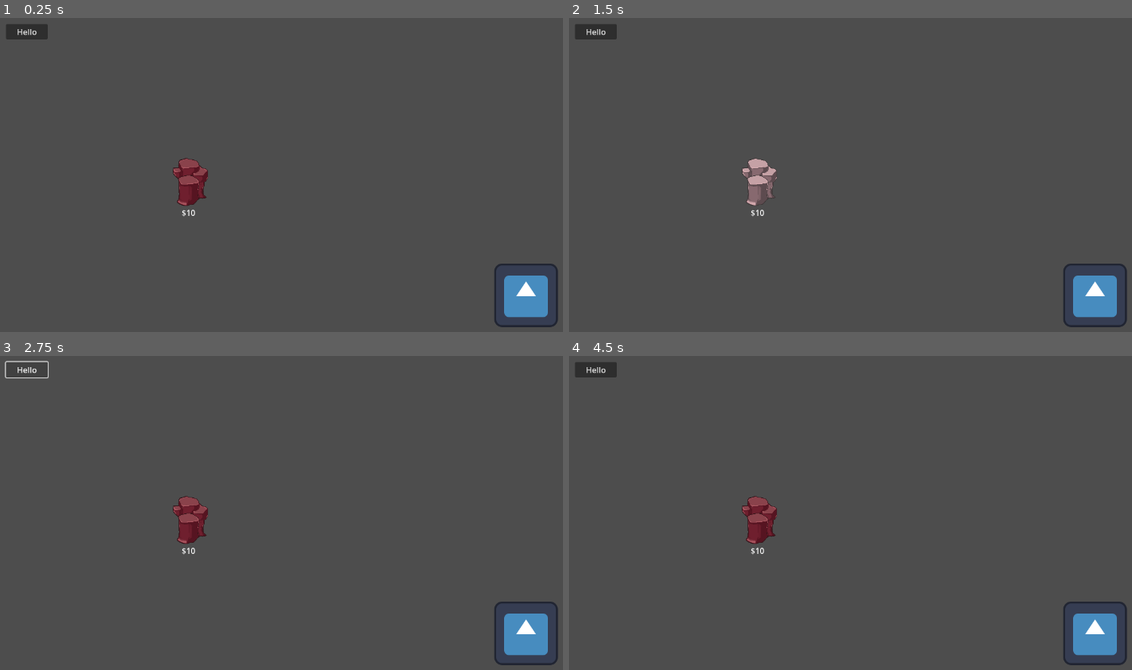
Above: before the commit, frames 1-4 (two rows, left to right).
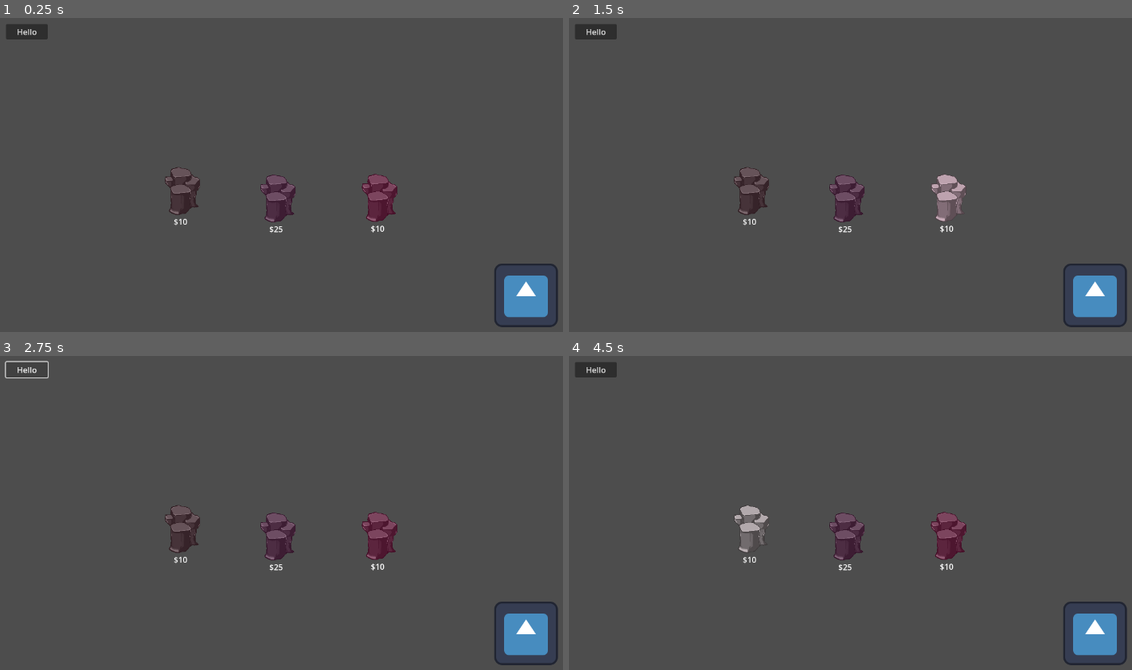
Above: after the commit, the same moments.

Repository: xtr3m3nerd/mini-jam-153-magnet-fishing
Game: Godot game, scene res://scenes/testing/test_shop.tscn
Two runs of this game, one before a commit and one after it. Both use one fixed random seed, a clock stepped at 60 frames per second and the inputs below. The project has no main scene, so this scene is started directly. The engine's default icon, where the game draws it, is replaced by a stand-in: a white triangle on a blue panel in a dark square.
Inputs (mouse positions are in pixels of both pictures, inside the frame that each line leads up to):
- Up to frame 1 (0.25 s): no input
- Up to frame 2 (1.5 s): click "[center]$10[/center]" (after the commit: "[center]$25[/center]") at 0.5 s; click "[center]$10[/center]" at 1.25 s
- Up to frame 3 (2.75 s): click "Hello" at 2 s
- Up to frame 4 (4.5 s): click "[center]$10[/center]" at 2.75 s; tap Enter at 3.5 s; move the mouse to (1019, 516) at 3.52 s; hold D (move_right) 3.53-4.28 s; hold Space (magnet) 3.53-4.28 s; move the mouse to (754, 550) at 4.27 s; hold S (move_down) from 4.28 s (still down); tap Space (magnet) at 4.35 s

The runs differ from the first frame. In frame 1, 2.3% of the frame differs, in the area x 29-71%, y 44-69%; in frame 2, 2.0%; in frame 3, 2.3%; in frame 4, 2.3%.

Commit message:
more resources for testing

Diff:
--- a/resources/length_upgrade_1.tres
+++ b/resources/length_upgrade_1.tres
@@ -1,8 +1,11 @@
-[gd_resource type="Resource" script_class="Upgrade" load_steps=2 format=3 uid="uid://cahweifimwr1m"]
+[gd_resource type="Resource" script_class="Upgrade" load_steps=3 format=3 uid="uid://cahweifimwr1m"]
 
 [ext_resource type="Script" path="res://scenes/upgrade.gd" id="1_0rtx2"]
+[ext_resource type="Texture2D" uid="uid://b80exibf6wuaq" path="res://assets/images/rock_brown.png" id="2_vknm4"]
 
 [resource]
 script = ExtResource("1_0rtx2")
 price = 10
-name = "Length"
+name = "Length 1"
+type = 0
+texture = ExtResource("2_vknm4")
--- /dev/null
+++ b/resources/length_upgrade_2.tres
@@ -0,0 +1,11 @@
+[gd_resource type="Resource" script_class="Upgrade" load_steps=3 format=3 uid="uid://bcc8goivum5yw"]
+
+[ext_resource type="Script" path="res://scenes/upgrade.gd" id="1_uun2t"]
+[ext_resource type="Texture2D" uid="uid://c2766rkwaivw6" path="res://assets/images/rock_deep_purple.png" id="2_pd1s4"]
+
+[resource]
+script = ExtResource("1_uun2t")
+price = 25
+name = "Length 2"
+type = 0
+texture = ExtResource("2_pd1s4")
--- /dev/null
+++ b/resources/speed_upgrade_1.tres
@@ -0,0 +1,11 @@
+[gd_resource type="Resource" script_class="Upgrade" load_steps=3 format=3 uid="uid://w3csfe0m5pdh"]
+
+[ext_resource type="Script" path="res://scenes/upgrade.gd" id="1_kfsq3"]
+[ext_resource type="Texture2D" uid="uid://c1ojmy6qm13o6" path="res://assets/images/rock_purple.png" id="2_sagqu"]
+
+[resource]
+script = ExtResource("1_kfsq3")
+price = 10
+name = "Speed 1"
+type = 1
+texture = ExtResource("2_sagqu")
--- a/scenes/prefabs/display_item.gd
+++ b/scenes/prefabs/display_item.gd
@@ -7,6 +7,7 @@
 	var format_string = "[center]$%s[/center]"
 	$RichTextLabel.text = format_string % displayed_upgrade.price
 
+	texture_normal = displayed_upgrade.texture
 	pass # Replace with function body.
 
 func _on_pressed():
--- a/scenes/prefabs/display_item.tscn
+++ b/scenes/prefabs/display_item.tscn
@@ -6,6 +6,7 @@
 [ext_resource type="Resource" uid="uid://cahweifimwr1m" path="res://resources/length_upgrade_1.tres" id="4_fmtub"]
 
 [sub_resource type="ShaderMaterial" id="ShaderMaterial_kt860"]
+resource_local_to_scene = true
 shader = ExtResource("2_x37r2")
 shader_parameter/flashColor = Color(1, 1, 1, 1)
 shader_parameter/HovState = 0.0
@@ -33,7 +34,7 @@
 offset_bottom = 123.0
 grow_horizontal = 2
 bbcode_enabled = true
-text = "[center]$1000[/center]"
+text = "[center]$Temp[/center]"
 tab_size = 3
 
 [connection signal="mouse_entered" from="." to="." method="_on_mouse_entered"]
--- a/scenes/testing/test_shop.tscn
+++ b/scenes/testing/test_shop.tscn
@@ -1,10 +1,34 @@
-[gd_scene load_steps=6 format=3 uid="uid://h0e86e3416os"]
+[gd_scene load_steps=12 format=3 uid="uid://h0e86e3416os"]
 
 [ext_resource type="Script" path="res://scenes/prefabs/player.gd" id="1_3gmtx"]
 [ext_resource type="Texture2D" uid="uid://catog4cl4ltxq" path="res://icon.svg" id="1_6et8l"]
 [ext_resource type="Script" path="res://scenes/prefabs/shop.gd" id="1_omqba"]
 [ext_resource type="Script" path="res://scenes/prefabs/player_inventory.gd" id="2_p0a6l"]
 [ext_resource type="PackedScene" uid="uid://bwwhipiacpd5i" path="res://scenes/prefabs/display_item.tscn" id="4_yibra"]
+[ext_resource type="Resource" uid="uid://bcc8goivum5yw" path="res://resources/length_upgrade_2.tres" id="6_ktn3d"]
+[ext_resource type="Shader" path="res://assets/Shaders/Selection.gdshader" id="6_kw4l7"]
+[ext_resource type="Resource" uid="uid://w3csfe0m5pdh" path="res://resources/speed_upgrade_1.tres" id="7_16lvj"]
+
+[sub_resource type="ShaderMaterial" id="ShaderMaterial_l7sbl"]
+resource_local_to_scene = true
+shader = ExtResource("6_kw4l7")
+shader_parameter/flashColor = Color(1, 1, 1, 1)
+shader_parameter/HovState = 0.0
+shader_parameter/outlineColHov = Color(0, 0, 0, 1)
+
+[sub_resource type="ShaderMaterial" id="ShaderMaterial_id6lm"]
+resource_local_to_scene = true
+shader = ExtResource("6_kw4l7")
+shader_parameter/flashColor = Color(1, 1, 1, 1)
+shader_parameter/HovState = 0.0
+shader_parameter/outlineColHov = Color(0, 0, 0, 1)
+
+[sub_resource type="ShaderMaterial" id="ShaderMaterial_36mue"]
+resource_local_to_scene = true
+shader = ExtResource("6_kw4l7")
+shader_parameter/flashColor = Color(1, 1, 1, 1)
+shader_parameter/HovState = 0.0
+shader_parameter/outlineColHov = Color(0, 0, 0, 1)
 
 [node name="TestShop" type="Node2D"]
 script = ExtResource("1_omqba")
@@ -34,7 +58,24 @@
 texture = ExtResource("1_6et8l")
 
 [node name="DisplayItem" parent="." instance=ExtResource("4_yibra")]
-offset_left = 348.0
-offset_top = 285.0
-offset_right = 448.0
-offset_bottom = 385.0
+material = SubResource("ShaderMaterial_l7sbl")
+offset_left = 332.0
+offset_top = 303.0
+offset_right = 432.0
+offset_bottom = 403.0
+
+[node name="DisplayItem2" parent="." instance=ExtResource("4_yibra")]
+material = SubResource("ShaderMaterial_id6lm")
+offset_left = 524.0
+offset_top = 318.0
+offset_right = 624.0
+offset_bottom = 418.0
+displayed_upgrade = ExtResource("6_ktn3d")
+
+[node name="DisplayItem3" parent="." instance=ExtResource("4_yibra")]
+material = SubResource("ShaderMaterial_36mue")
+offset_left = 728.0
+offset_top = 317.0
+offset_right = 828.0
+offset_bottom = 417.0
+displayed_upgrade = ExtResource("7_16lvj")
--- a/scenes/upgrade.gd
+++ b/scenes/upgrade.gd
@@ -6,3 +6,5 @@
 
 enum Types {LENGTH, SPEED, STRENGTH, FLASHLIGHT, HEAT_RESISTANCE}
 @export var type : Types = Types.LENGTH
+
+@export var texture : CompressedTexture2D
